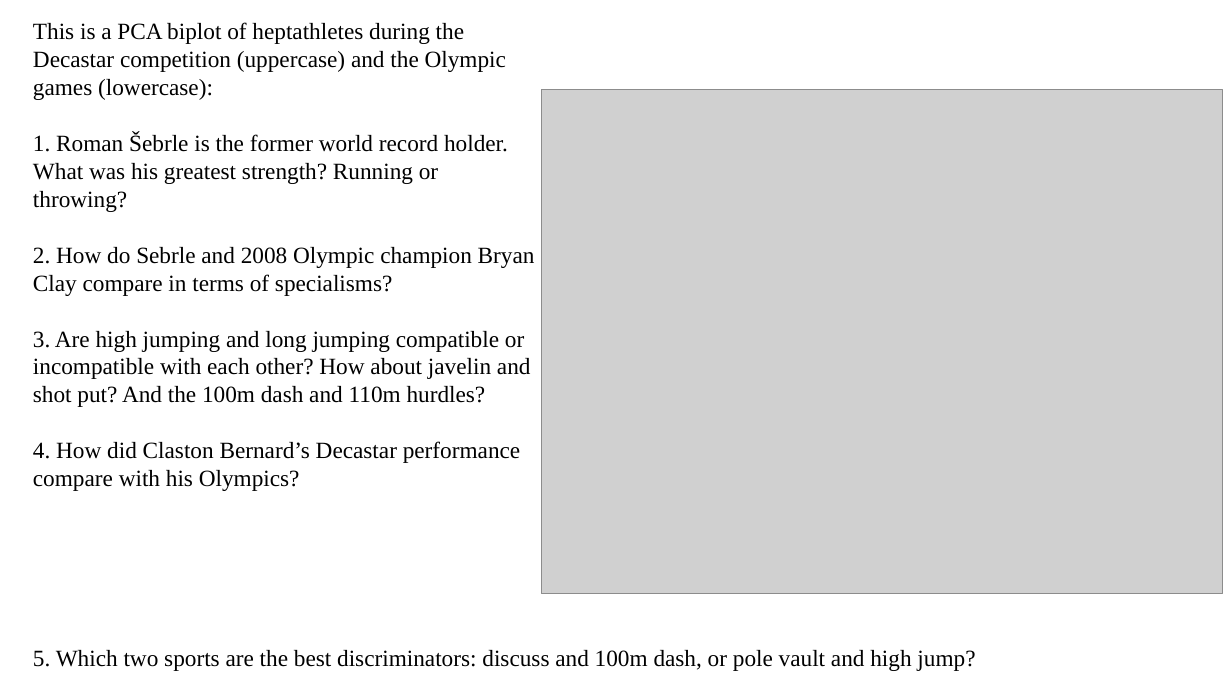
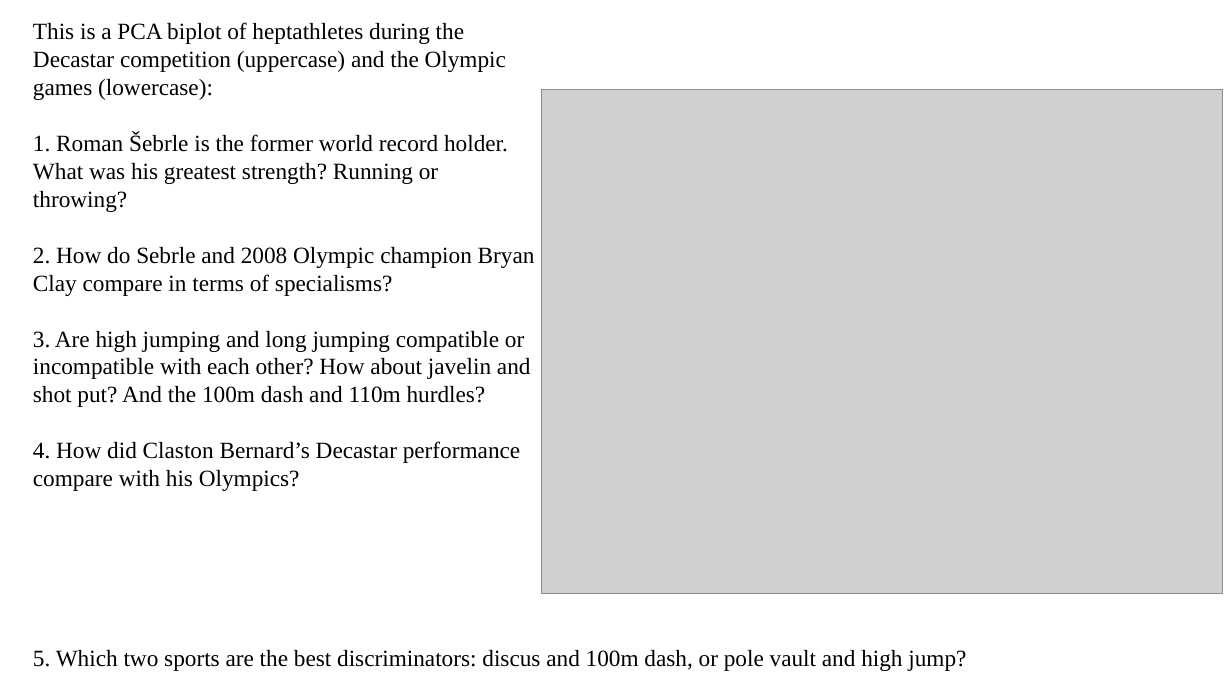
Before and after one commit to pvermees/geostats, a slide deck: slide 104 of slides/quizzes.odp. Drawn at 1232x693 pixels with LibreOffice and Linux fonts; fonts in the diff are those of the drawing; grey boxes stand for pictures. Boxes give left, top, right and bottom in pixels: in the first picture for what was removed or moved away, otherwise in the second. Text is boxed around its words. In the diff, an @@ line names an element or a change of style, - is before the commit and + after.

```diff
--- a/slides/quizzes.odp
+++ b/slides/quizzes.odp
@@ text at [33, 650, 966, 671]: text changed @@
-5. Which two sports are the best discriminators: discuss and 100m dash, or pole vault and high jump?
+5. Which two sports are the best discriminators: discus and 100m dash, or pole vault and high jump?
```
Also in this commit, not shown: 1 other slide changed.
